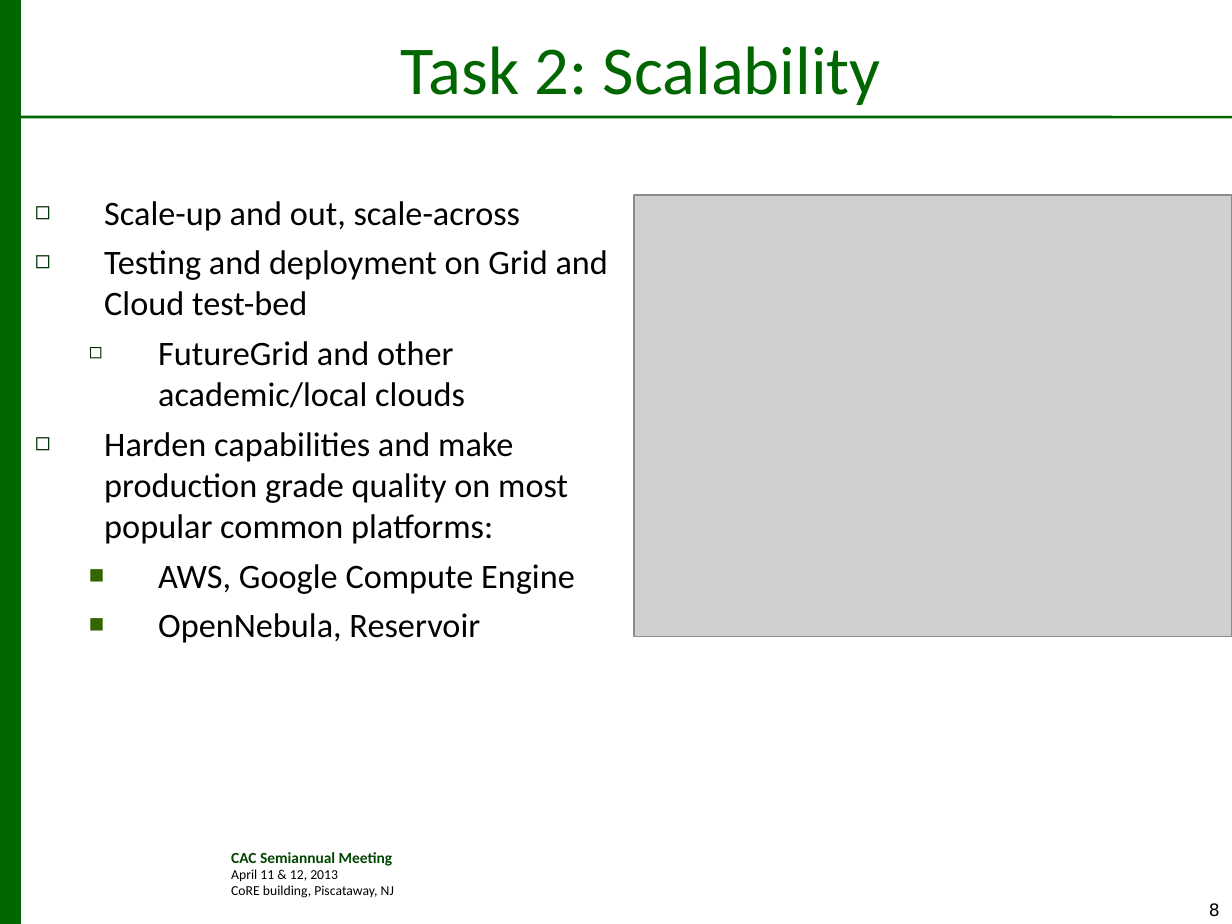
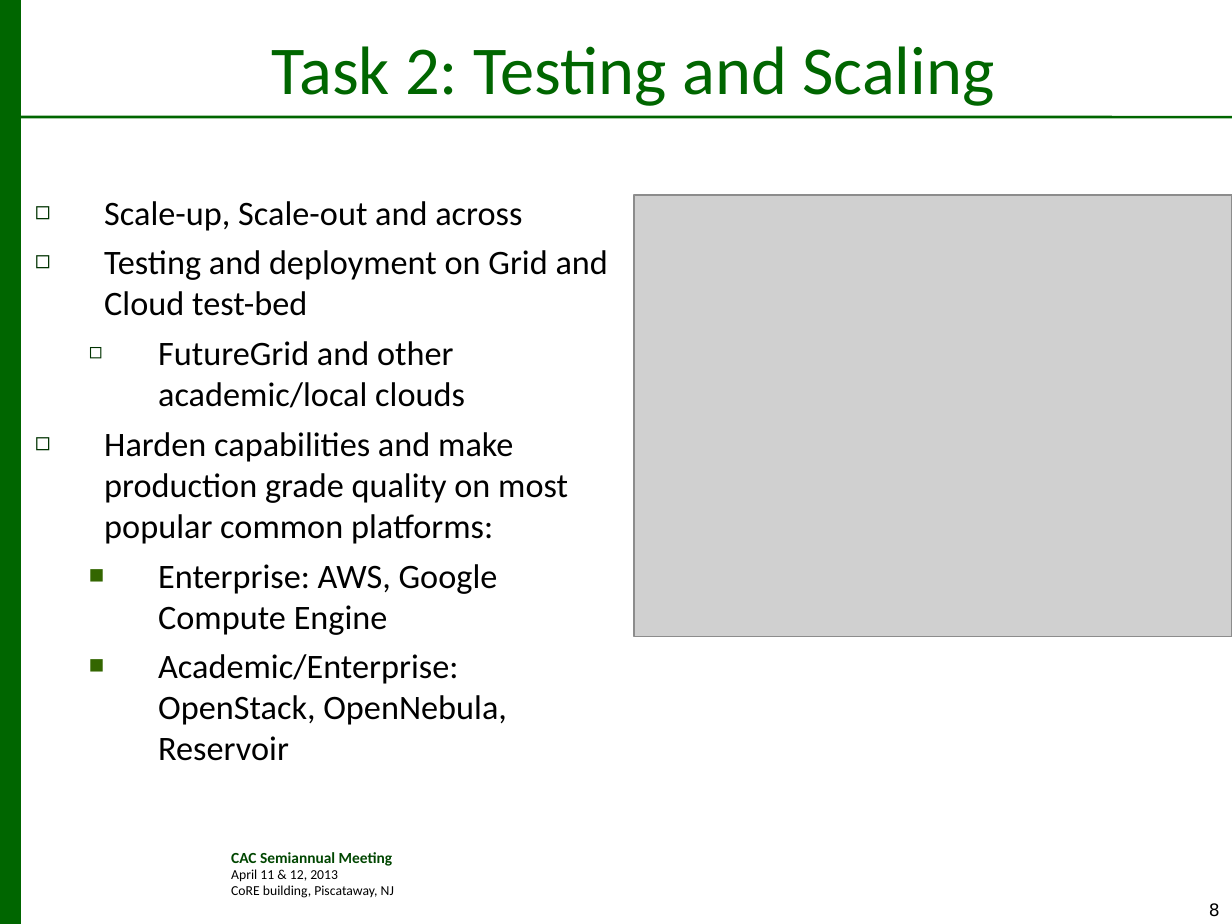
Before and after one commit to saga-project/presentations, a slide deck: slide 8 of cac-saga-occi.v1.1.ppt. Drawn at 1232x924 pixels with LibreOffice and Linux fonts; fonts in the diff are those of the drawing; grey boxes stand for pictures; background and template pictures are left out. Boxes give left, top, right and bottom in pixels: in the first picture for what was removed or moved away, otherwise in the second. Text is boxed around its words. In the diff, an @@ line names an element or a change of style, - is before the commit and + after.

```diff
--- a/cac-saga-occi.v1.1.ppt
+++ b/cac-saga-occi.v1.1.ppt
@@ title at (x1=271, y1=46, x2=994, y2=106): text changed @@
-Task 2: Scalability
+Task 2: Testing and Scaling
@@ text at (x1=104, y1=201, x2=522, y2=231): text changed @@
-◻ Scale-up and out, scale-across
+◻ Scale-up, Scale-out and across
@@ text at (x1=158, y1=564, x2=507, y2=761): text changed @@
-  ■ AWS, Google Compute Engine
-  ■ OpenNebula, Reservoir
+  ■ Enterprise: AWS, Google Compute Engine
+  ■ Academic/Enterprise: OpenStack, OpenNebula, Reservoir
```
Also in this commit, not shown: 11 other slides changed, 1 other file.
